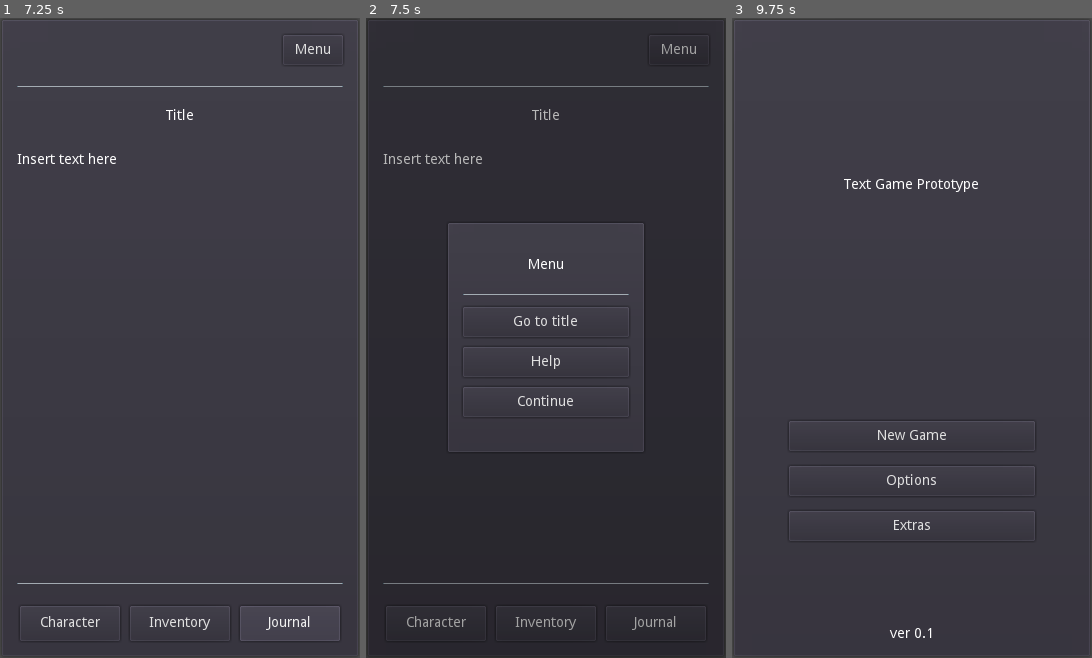
Above: before the commit, frames 1-3 (left to right).
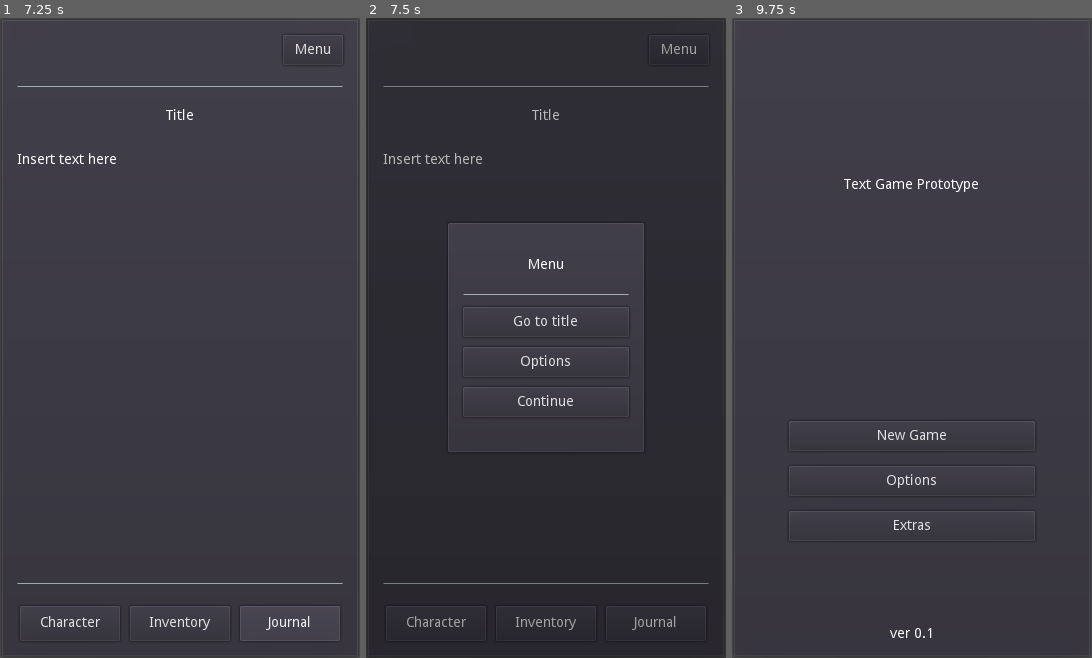
Above: after the commit, the same moments.

Repository: philipuriarte/A-Churchyard-of-Orphans
Game: Godot game, scene res://scenes/game_screen/game_screen.tscn
Two runs of this game, one before a commit and one after it. Both use one fixed random seed, a clock stepped at 60 frames per second and the inputs below. This scene is started directly instead of the project's main scene.
Inputs (mouse positions are in pixels of both pictures, inside the frame that each line leads up to):
- Up to frame 1 (7.25 s): click "Character" at 0.5 s; click "Inventory" at 1.25 s; click "Journal" at 2 s; click "Character" at 2.75 s; click "Inventory" at 3.5 s; click "Journal" at 4.25 s; click "Character" at 5 s; click "Inventory" at 5.75 s; click "Journal" at 6.5 s
- Up to frame 2 (7.5 s): click "Menu" at 7.25 s
- Up to frame 3 (9.75 s): click (912, 363) at 8 s, where only the run before the commit has a clickable "Help"; click (912, 363) at 8.75 s, where only the run after the commit has a clickable "Options"; click "Go to title" at 9.5 s

Frame 1 is identical in both runs. In frame 2, 0.1% of the frame differs, in the area x 43-57%, y 52-55%; in frame 3, nothing differs.
Error in both runs: Invalid get index 'current_scene' (on base: 'null instance'). (res://logic/game_screen/story_display.gd:24)

Commit message:
Change HelpButton to OptionsButton

Diff:
--- a/scenes/game_screen/popup_menu.tscn
+++ b/scenes/game_screen/popup_menu.tscn
@@ -64,14 +64,14 @@
 enabled_focus_mode = 0
 text = "Go to title"
 
-[node name="HelpButton" type="Button" parent="MenuScreenContainer/MenuScreen/MenuMargin/MenuContainer"]
+[node name="OptionsButton" type="Button" parent="MenuScreenContainer/MenuScreen/MenuMargin/MenuContainer"]
 margin_top = 89.0
 margin_right = 166.0
 margin_bottom = 119.0
 rect_min_size = Vector2( 0, 30 )
 focus_mode = 0
 enabled_focus_mode = 0
-text = "Help"
+text = "Options"
 
 [node name="ContinueButton" type="Button" parent="MenuScreenContainer/MenuScreen/MenuMargin/MenuContainer"]
 margin_top = 129.0
